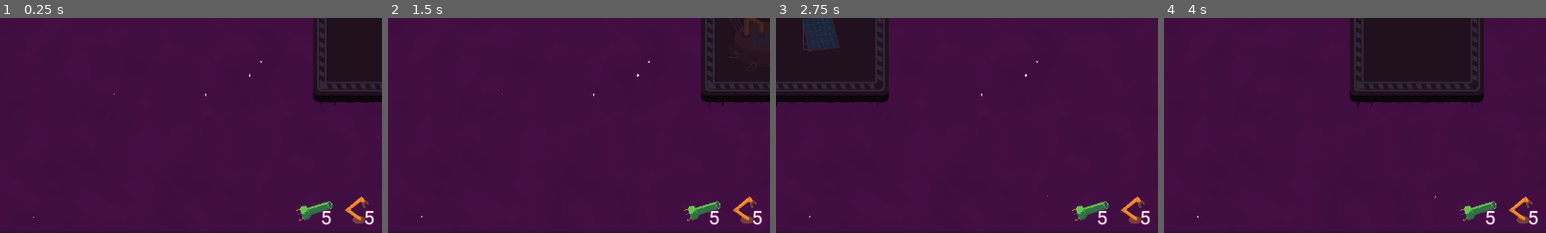
Above: before the commit, frames 1-4 (left to right).
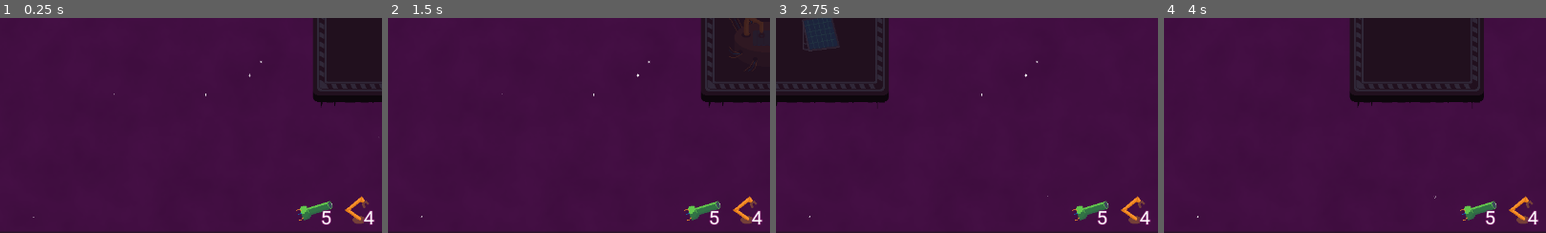
Above: after the commit, the same moments.

Repository: EdShel/StellarConstructor
Game: Godot game, scene res://objects/game.tscn
Same seed, same stepped clock (60 frames per second), same inputs: the game is played once before the commit and once after it.
Inputs (mouse positions are % of the whole screen's width and height, from its top left):
- Up to frame 1 (0.25 s): no input
- Up to frame 2 (1.5 s): tap Enter at 0.5 s; drag from (42, 91) to (60, 28) at 0.52 s; tap Space at 1.25 s; drag from (47, 91) to (50, 50) at 1.27 s
- Up to frame 3 (2.75 s): tap Enter at 2 s; move the mouse to (53, 91) at 2.02 s; hold D (right) from 2.03 s (still down); click (53, 91) at 2.17 s
- Up to frame 4 (4 s): release D (right) at 2.75 s; drag from (58, 91) to (6, 41) at 2.77 s; tap Space at 3.5 s; move the mouse to (80, 65) at 3.52 s; hold A (left) from 3.53 s (still down)
The pictures show only the part of the screen within x 0-50%, y 46-96%; the shares and areas given below are measured in that part.

The runs differ from the first frame. In frame 1, 0.1% of the frame differs, in the area x 95-98%, y 89-97%; in frame 2, 0.1%; in frame 3, 0.1%; in frame 4, 0.1%.

Commit message:
Display no recipe warning for factory

Diff:
--- a/data/factory_recipes/factory_recipe.gd
+++ b/data/factory_recipes/factory_recipe.gd
@@ -26,12 +26,12 @@
 	return [
 		FactoryRecipe.new(
 			[
-				Ingredient.new("ore", 8),
-				Ingredient.new("water", 1),
+				Ingredient.new("ore", 6),
+				Ingredient.new("water", 3),
 			],
 			"ingot", # result
 			1,       # count
-			4.0,     # duration
+			3.0,     # duration
 			"Ingot",
 			"Use hydrogen fuel to smelt minerals into useful ingots. Has no byproducts because they are dropped into the star."
 		),
@@ -41,7 +41,7 @@
 			],
 			"circuit", # result
 			1,         # count
-			1.0,        # duration
+			6.0,        # duration
 			"Electronics",
 			"Weld ingots into electrical circuitry. They make computers smort."
 		),
@@ -60,7 +60,6 @@
 			[
 				Ingredient.new("ingot", 10),
 				Ingredient.new("circuit", 5),
-				Ingredient.new("water", 100),
 			],
 			"factory",  # result
 			1,          # count
--- a/data/factory_recipes/planet_config.gd
+++ b/data/factory_recipes/planet_config.gd
@@ -11,26 +11,26 @@
 
 	var ore = PlanetConfig.new()
 	ore.result_item = "ore"
-	ore.planet_buffer = 100.0
-	ore.send_rocket_threshold = 100.0
-	ore.planet_buffer_limit = 200.0
+	ore.planet_buffer = 30.0
+	ore.send_rocket_threshold = 30.0
+	ore.planet_buffer_limit = 55.0
 	ore.mining_rate_per_sec = 1.0
 	result.push_back(ore)
 
 	var crystal = PlanetConfig.new()
 	crystal.result_item = "crystal"
-	crystal.planet_buffer = 100.0
-	crystal.send_rocket_threshold = 100.0
-	crystal.planet_buffer_limit = 200.0
+	crystal.planet_buffer = 50.0
+	crystal.send_rocket_threshold = 50.0
+	crystal.planet_buffer_limit = 90.0
 	crystal.mining_rate_per_sec = 1.0
 	result.push_back(crystal)
 
 	var water = PlanetConfig.new()
 	water.result_item = "water"
-	water.planet_buffer = 100.0
-	water.send_rocket_threshold = 100.0
-	water.planet_buffer_limit = 200.0
-	water.mining_rate_per_sec = 1.0
+	water.planet_buffer = 40.0
+	water.send_rocket_threshold = 40.0
+	water.planet_buffer_limit = 70.0
+	water.mining_rate_per_sec = 0.8
 	result.push_back(water)
 
 	return result
--- a/objects/builds/factory.gd
+++ b/objects/builds/factory.gd
@@ -6,12 +6,17 @@
 
 var inventory: Inventory = Inventory.new([])
 
-var recipe: FactoryRecipe = null
+var _recipe: FactoryRecipe = null
+var recipe: FactoryRecipe:
+	get: return _recipe
+	set(value): update_recipe(value)
 var crafting_state: CraftingState = null
+var no_recipe: Node2D = null
 
 func _ready() -> void:
 	SC.power_stats_changed.connect(update_power_status)
 	SC.increase_power_consumption.emit(power_consumption)
+	update_recipe(_recipe)
 
 func _exit_tree() -> void:
 	SC.increase_power_consumption.emit(-power_consumption)
@@ -50,7 +55,6 @@
 	return true
 
 func complete_crafting() -> void:
-	print("Crafting done")
 	var recipe = crafting_state.recipe
 	var is_toolbelt_item = (
 		recipe.result_item == "piston"
@@ -80,13 +84,22 @@
 		return ""
 	return recipe.result_item
 
+func update_recipe(new_recipe: FactoryRecipe) -> void:
+	_recipe = new_recipe
+	if !_recipe and !no_recipe:
+		no_recipe = preload("res://objects/builds/utilities/warning.tscn").instantiate()
+		%MultistatusContainer.add_child(no_recipe)
+		return
+	if recipe and no_recipe:
+		no_recipe.queue_free()
+		no_recipe = null
 
 func update_power_status() -> void:
 	var game = SC.game
 	if game.power_consumption > game.power_production and !no_power:
 		no_power = preload("res://objects/builds/utilities/warning.tscn").instantiate()
 		no_power.type = "no_power"
-		add_child(no_power)
+		%MultistatusContainer.add_child(no_power)
 		return
 	if game.power_consumption <= game.power_production and no_power:
 		no_power.queue_free()
--- a/objects/builds/factory.tscn
+++ b/objects/builds/factory.tscn
@@ -1,9 +1,10 @@
-[gd_scene load_steps=13 format=3 uid="uid://ct60r41w2k4xk"]
+[gd_scene load_steps=14 format=3 uid="uid://ct60r41w2k4xk"]
 
 [ext_resource type="Script" path="res://objects/builds/factory.gd" id="1_60gtp"]
 [ext_resource type="PackedScene" uid="uid://o506ib7yigid" path="res://objects/builds/utilities/build_collider.tscn" id="2_dcm46"]
 [ext_resource type="Texture2D" uid="uid://ctcahalqpavn7" path="res://sprites/builds/factory_anim.png" id="2_kngdx"]
 [ext_resource type="Texture2D" uid="uid://cmkkht63lrq6v" path="res://sprites/builds.png" id="2_ob6mj"]
+[ext_resource type="PackedScene" uid="uid://bteuynu5he2it" path="res://objects/builds/utilities/multistatus_container.tscn" id="5_xp08c"]
 
 [sub_resource type="AtlasTexture" id="AtlasTexture_aigbo"]
 atlas = ExtResource("2_ob6mj")
@@ -78,3 +79,6 @@
 [node name="BuildCollider" parent="." instance=ExtResource("2_dcm46")]
 cell_size = 2
 item_type = "factory"
+
+[node name="MultistatusContainer" parent="." instance=ExtResource("5_xp08c")]
+unique_name_in_owner = true
--- a/objects/builds/piston.gd
+++ b/objects/builds/piston.gd
@@ -146,7 +146,10 @@
 	shooting_state = null
 
 func get_item_to_shoot() -> String:
-	return "" # Don't allow pistons to grab stuff from other pistons
+	for item in inventory.items:
+		if item["count"] > 0:
+			return item["item"]
+	return ""
 
 enum ItemSource { NONE, MY_INVENTORY, SOURCE_BUILD }
 
--- /dev/null
+++ b/objects/builds/utilities/multistatus_container.gd
@@ -0,0 +1,28 @@
+extends Node2D
+
+func _on_child_entered_tree(node: Node) -> void:
+	layout_children()
+
+func _on_child_exiting_tree(node: Node) -> void:
+	layout_children(node)
+
+func layout_children(except: Node = null) -> void:
+	var child_size = 48
+	var children_gap = 4
+
+	var children = get_children()
+	if except:
+		children.erase(except)
+
+	var children_count = children.size()
+	if children_count == 0:
+		return
+	if children_count == 1:
+		var tween = create_tween()
+		tween.tween_property(children[0], "position", Vector2(0, 0), 0.2)
+		return
+	if children_count == 2:
+		var tween = create_tween()
+		tween.parallel().tween_property(children[0], "position", Vector2(-child_size / 2 - children_gap, 0), 0.2)
+		tween.parallel().tween_property(children[1], "position", Vector2(child_size / 2 + children_gap, 0), 0.2)
+		return
--- /dev/null
+++ b/objects/builds/utilities/multistatus_container.tscn
@@ -0,0 +1,9 @@
+[gd_scene load_steps=2 format=3 uid="uid://bteuynu5he2it"]
+
+[ext_resource type="Script" path="res://objects/builds/utilities/multistatus_container.gd" id="1_tpumn"]
+
+[node name="MultistatusContainer" type="Node2D"]
+script = ExtResource("1_tpumn")
+
+[connection signal="child_entered_tree" from="." to="." method="_on_child_entered_tree"]
+[connection signal="child_exiting_tree" from="." to="." method="_on_child_exiting_tree"]
--- a/objects/builds/utilities/warning.gd
+++ b/objects/builds/utilities/warning.gd
@@ -1,8 +1,8 @@
-extends Sprite2D
+extends Node2D
 
 var type = "warning"
 
 func _ready() -> void:
 	if type == "no_power":
-		texture = preload("res://sprites/statuses/no_power.png")
+		%Sprite.texture = preload("res://sprites/statuses/no_power.png")
 	%WarningPlayer.play("sway")
--- a/objects/builds/utilities/warning.tscn
+++ b/objects/builds/utilities/warning.tscn
@@ -41,13 +41,16 @@
 "sway": SubResource("Animation_tff4x")
 }
 
-[node name="Warning" type="Sprite2D"]
+[node name="Warning" type="Node2D"]
+script = ExtResource("2_nqrfo")
+
+[node name="Sprite" type="Sprite2D" parent="."]
+unique_name_in_owner = true
 z_index = 1
 position = Vector2(0, 4)
 texture = ExtResource("1_qn6ot")
-script = ExtResource("2_nqrfo")
 
-[node name="WarningPlayer" type="AnimationPlayer" parent="."]
+[node name="WarningPlayer" type="AnimationPlayer" parent="Sprite"]
 unique_name_in_owner = true
 reset_on_save = false
 libraries = {
--- a/objects/game.gd
+++ b/objects/game.gd
@@ -15,7 +15,7 @@
 	},
 	{
 		"item": "factory",
-		"count": 5,
+		"count": 4,
 	},
 	{
 		"item": "landing_pad",
